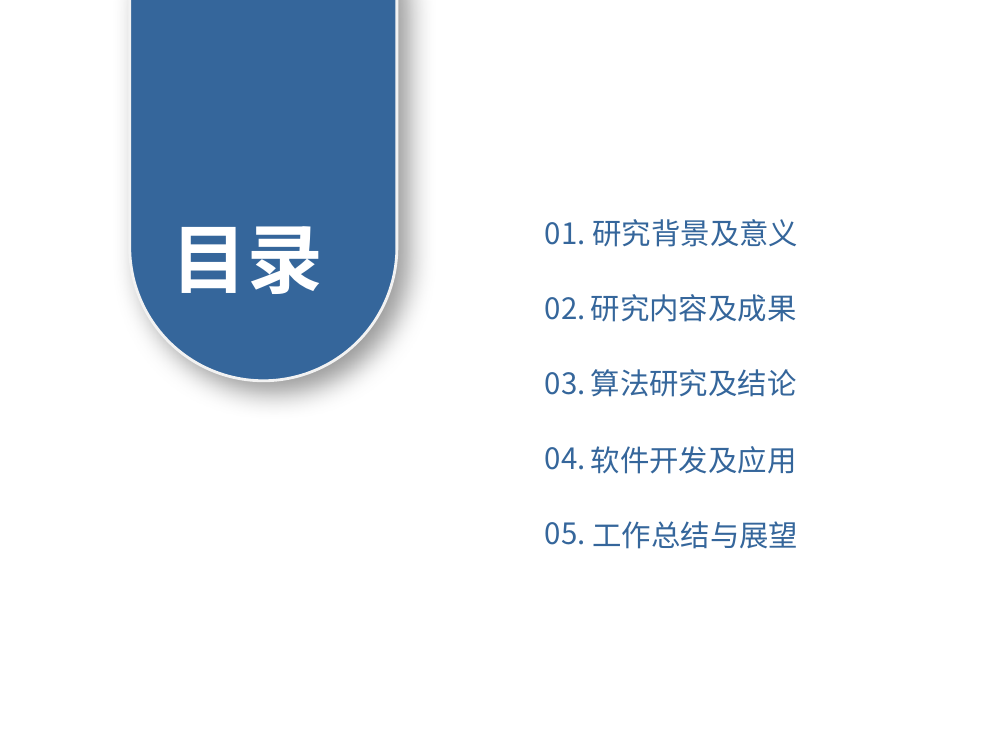
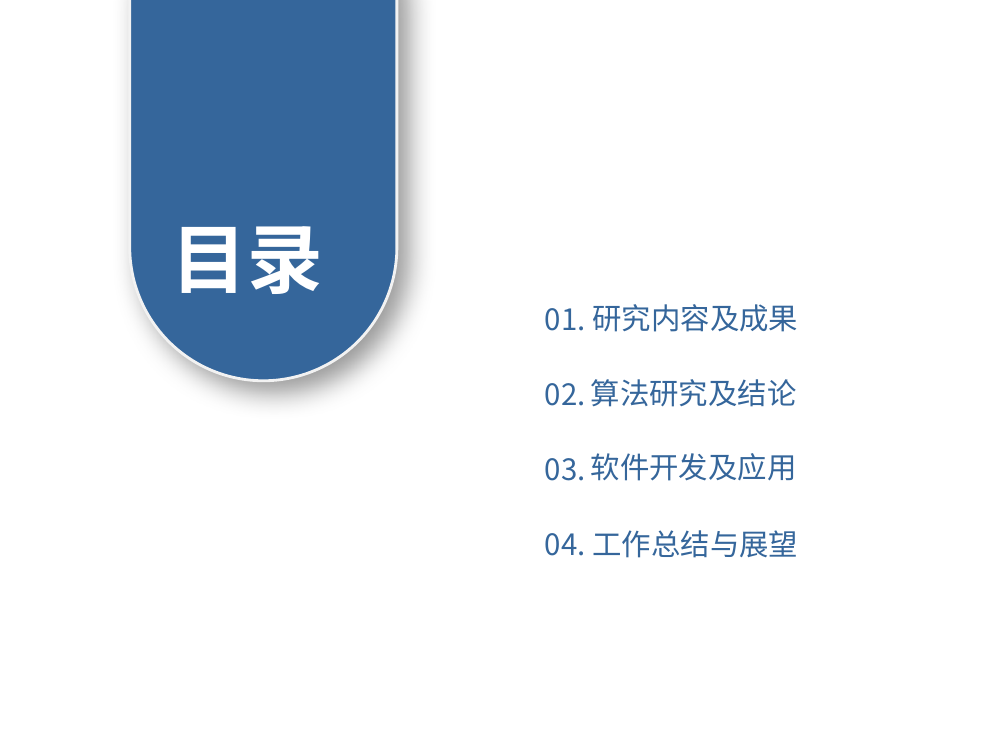
Before and after one commit to zhongdeming428/graduation-design, a slide deck: slide 2 of 阶段性报告/毕设答辩.pptx. Drawn at 1008x756 pixels with LibreOffice and Linux fonts; fonts in the diff are those of the drawing. Boxes give left, top, right and bottom in pixels: in the first picture for what was removed or moved away, otherwise in the second. Text is boxed around its words. In the diff, an @@ line names an element or a change of style, - is before the commit and + after.

```diff
--- a/阶段性报告/毕设答辩.pptx
+++ b/阶段性报告/毕设答辩.pptx
@@ text removed at box(593, 219, 799, 247) @@
-研究背景及意义
@@ 3 texts: place and size @@
-3 texts at box(591, 294, 799, 549)
+3 texts at box(591, 304, 799, 558)
@@ text "软件开发及应用": place and size @@
-text "软件开发及应用" at box(591, 446, 797, 474)
+text "软件开发及应用" at box(591, 453, 797, 481)
@@ 4 texts: place and size @@
-4 texts at box(545, 222, 586, 470)
+4 texts at box(545, 308, 586, 556)
@@ text removed at box(545, 522, 586, 545) @@
-05.
```
Also in this commit, not shown: 6 other slides changed, 18 slides removed, 2 other files.
